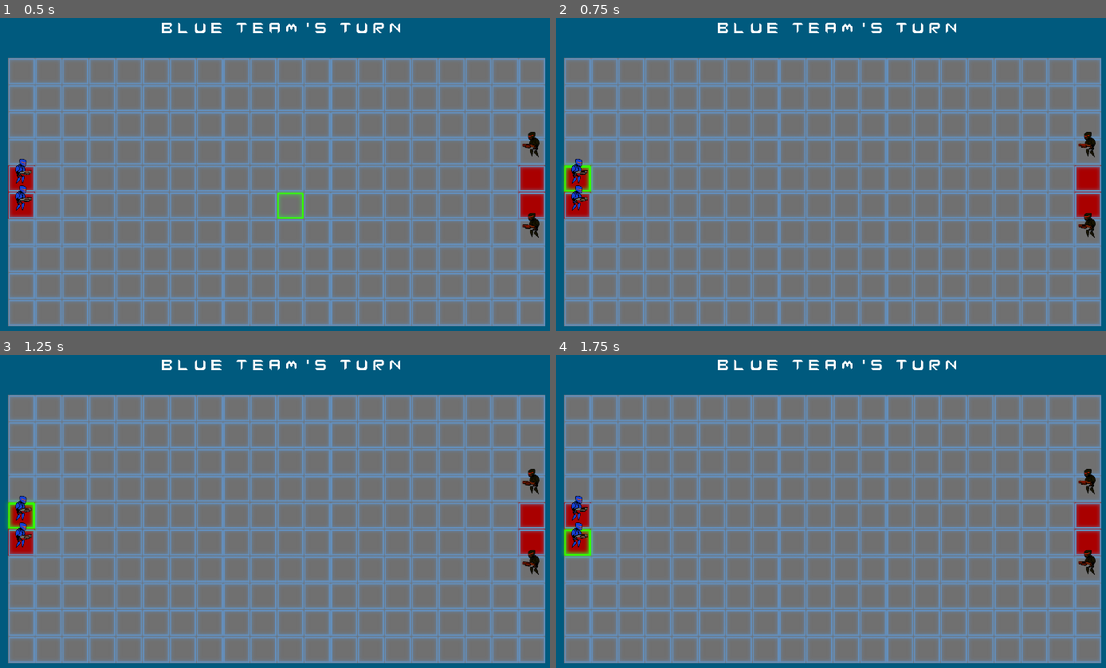
Above: before the commit, frames 1-4 (two rows, left to right).
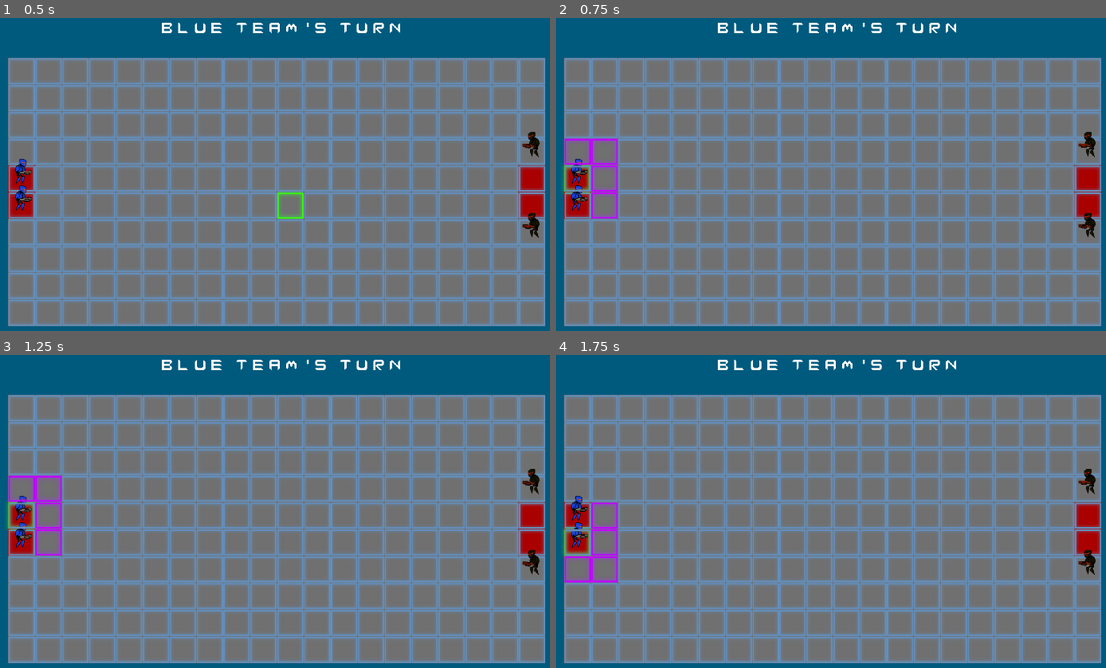
Above: after the commit, the same moments.

Repository: Bropi/kairos
Game: Godot game, scene res://Scenes/main.tscn
Same seed, same stepped clock (60 frames per second), same inputs: the game is played once before the commit and once after it. The engine's default icon, where the game draws it, is replaced by a stand-in: a white triangle on a blue panel in a dark square.
Inputs (mouse positions are in pixels of both pictures, inside the frame that each line leads up to):
- Up to frame 1 (0.5 s): no input
- Up to frame 2 (0.75 s): tap Enter at 0.5 s; move the mouse to (578, 177) at 0.52 s; press the mouse at (578, 177) at 0.53 s
- Up to frame 3 (1.25 s): no input
- Up to frame 4 (1.75 s): tap Space at 1.25 s; move the mouse to (578, 542) at 1.27 s; release the mouse at (578, 542) at 1.28 s; click (578, 542) at 1.35 s

Frame 1 is identical in both runs. In frame 2, 0.9% of the frame differs, in the area x 1-12%, y 38-65%; in frame 3, 0.9%; in frame 4, 0.9%, in the area x 1-12%, y 47-73%.

Commit message:
movement update
tiles surrounding players are now highlighted.
player movement is restricted to highlighted tiles

Diff:
--- a/kairos--secret-weapon/Scenes/main.tscn
+++ b/kairos--secret-weapon/Scenes/main.tscn
@@ -353,6 +353,7 @@
 tile_set = SubResource("TileSet_kry3j")
 
 [node name="TileMapLayerSelected" type="TileMapLayer" parent="TileMapLayers"]
+z_index = 110
 tile_map_data = PackedByteArray("AAACAAEAAQADAAIAAAACAAIAAQADAAIAAAACAAMAAQADAAIAAAACAAQAAQADAAIAAAACAAUAAQADAAIAAAACAA …(3120 unchanged characters)…
 tile_set = SubResource("TileSet_21xkr")
 script = ExtResource("3_jjvhh")
--- a/kairos--secret-weapon/Scripts/player_unit.gd
+++ b/kairos--secret-weapon/Scripts/player_unit.gd
@@ -34,6 +34,8 @@
 var clicked_tile : Vector2i
 var tile_occupied : bool
 var tile_in_bounds : bool
+var tile_in_unit_range : bool
+
 
 #on start put player vars in right state: team blue starts, team red second
 func _ready() -> void:
@@ -70,6 +72,9 @@
 			select_sound.play()
 			clicked_tile = tile_map_layer_selected.local_to_map(get_global_mouse_position())
 			print("\nSelected unit on tile: " + str(clicked_tile))
+			#update tile grid script:
+			tile_map_layer_selected.unit_selected = true
+			tile_map_layer_selected.check_surrounding_tiles(clicked_tile, 2)
 
 		#elif !is_turn && !is_player_selected:
 			#error_sound.play()
@@ -84,9 +89,10 @@
 	if is_turn && is_player_selected && event.is_action_pressed("leftClick"):
 		clicked_tile = tile_map_layer_selected.local_to_map(get_global_mouse_position())
 
-
+		#check with tilemap script if selected tile is within unit's walking range:
+		tile_in_unit_range = tile_map_layer_selected.dic_selected.has(str(clicked_tile))
 		#check if the clicked position already contains a unit or is out of bounds
-		if !is_tile_occupied(clicked_tile) && is_tile_in_bounds(clicked_tile):
+		if !is_tile_occupied(clicked_tile) && is_tile_in_bounds(clicked_tile) && tile_in_unit_range:
 			move_pos(clicked_tile)
 			is_player_selected = false
 			has_moved = true
@@ -99,16 +105,23 @@
 				turn_manager.unit_set_move("blue")
 			else:
 				turn_manager.unit_set_move("red")
+			#deselect highlighted tiles in tilemap layer script
+			tile_map_layer_selected.dic_selected.clear()
+			tile_map_layer_selected.unit_selected = false
+			tile_map_layer_selected.clear_highlights()
 
 		#if the tile is already taken/out of bounds the selected unit will be deselected
 		else:
+			tile_map_layer_selected.dic_selected.clear()
+			tile_map_layer_selected.unit_selected = false
+			tile_map_layer_selected.clear_highlights()
 			error_sound.play()
 			self.deselect()
 
 
 
 
-#methods that input functions use:
+#methods that input functions use for selection and movement:
 
 # Move unit to grid tile if valid tile
 func move_pos(tile: Vector2i):
@@ -119,7 +132,14 @@
 
 # Check if target tile is already occupied
 func is_tile_occupied(tile_pos: Vector2i) -> bool:
-	tile_occupied = unit_manager.is_tile_occupied(self.team, tile_pos)
+	#this var is for later combat implementation
+	var occupier = "none"
+	tile_occupied = false
+
+	if unit_manager.is_tile_occupied(self.team, tile_pos) == "blue"\
+	or unit_manager.is_tile_occupied(self.team, tile_pos) == "red":
+		tile_occupied = true
+
 	return tile_occupied
 
 # Check if tile is in bounds and return a fitting value
@@ -169,3 +189,11 @@
 	sprite_2d_moved.visible = false
 	sprite_2d_selected.visible = false
 	unit_location = tile_map_layer_selected.local_to_map(global_position)
+
+
+
+#combat functions
+
+
+
+#pathfinding functions
--- a/kairos--secret-weapon/Scripts/tile_map_layer_selected.gd
+++ b/kairos--secret-weapon/Scripts/tile_map_layer_selected.gd
@@ -1,37 +1,115 @@
 extends TileMapLayer
 
 @onready var tile_map_layer_selected: TileMapLayer = $"."
+@onready var unit_manager: Node2D = $"../../UnitManager"
+
+var tile : Vector2i
 
 var grid_width = 20
 var grid_height = 10
 var x_offset = 2
 var y_offset = 1
 var dic = {}
-var selected_tile
+var dic_selected = {}
+var surrounding_tile : Vector2i
+var checked_tile : Vector2i
+
+#check if unit is selected to prevent tile erasure
+var unit_selected : bool
+var offsets : Array
 
 func _ready():
+	unit_selected = false
+	#writes all tile's coördinates into a dictionary (dic) for later lookup
 	for x in range(x_offset, x_offset + grid_width):
 		for y in range(y_offset, y_offset + grid_height):
 			var cords = Vector2i(x, y)
 			dic[str(cords)] = {
-				"Type": "Blue",
+				"Type": "Grid",
 				"Position": str(Vector2(x,y))
 			}
-			tile_map_layer_selected.set_cell(cords, 0, Vector2i(3, 2), 0)  # Base tile
+			#print(dic[str(cords)])
+			tile_map_layer_selected.set_cell(cords, 0, Vector2i(3, 2), 0)
+
 
 func _process(delta):
-	var tile = local_to_map(get_global_mouse_position())
-	selected_tile = map_to_local(tile)
+	tile = local_to_map(get_global_mouse_position())
 
+	if !unit_selected:
+		clear_highlights()
+		# Highlight tile under mouse if it's inside the grid
+		if dic.has(str(tile)):
+			tile_map_layer_selected.set_cell(tile, 1, Vector2i(5, 4), 0)  # Highlight tile
+			#print(dic[str(tile)])
+
+
+	#when unit is selected and the surrounding tiles recognize the tile that is hovered over:
+	#highlight the surrounding tiles and update with the hovering tile to keep that one green
+	elif dic_selected.has(str(tile)):
+		#select only highlighted tiles
+		clear_highlights()
+		highlight_movement_zone()
+		tile_map_layer_selected.set_cell(tile, 1, Vector2i(5, 4), 0)  # Highlight selected tile
+
+	#when unit is selected but out of bounds of movement zone: make hovering tile invisible
+	elif !dic_selected.has(str(tile)) && is_tile_inside_bounds(tile):
+		clear_highlights()
+		highlight_movement_zone()
+		tile_map_layer_selected.set_cell(tile, 1, Vector2i(3, 2), 0)  # Highlight selected tile
+
+
+
+#tile grid manipulation functions:
+
+#gets called from player unit's move selection
+func check_surrounding_tiles(selected_tile: Vector2i, radius: int):
+	unit_selected = true
+	checked_tile = selected_tile
+
+	# Define the 8 surrounding directions (radius = 1)
+	offsets = [
+		Vector2i(-1, -1), Vector2i(0, -1), Vector2i(1, -1),
+		Vector2i(-1,  0),                 Vector2i(1,  0),
+		Vector2i(-1,  1), Vector2i(0,  1), Vector2i(1,  1)
+	]
+	# Clear previous selected tiles dictionary
+	dic_selected.clear()
+	#highlight available tiles and add offsets to dic_selected dictionary
+	highlight_movement_zone()
+
+
+#Highlight surrounding tiles where unit can go after selecting it
+func highlight_movement_zone():
+	var occupied = false
+#Loop through offsets and calculate surrounding tiles
+	for offset in offsets:
+		#ask unit manager script without team flag if the tile is occupied
+		#if the tile is occupied the func will return "none"
+		var surrounding_tile = checked_tile + offset
+		if unit_manager.is_tile_occupied("another", surrounding_tile) == "none":
+			occupied = false
+		else:
+			occupied = true
+
+		if is_tile_inside_bounds(surrounding_tile) && !occupied:
+			#print("Surrounding tile:", surrounding_tile)
+			# Highlight tile purple for movement zone
+			tile_map_layer_selected.set_cell(surrounding_tile, 1, Vector2i(3, 4), 0)
+			dic_selected[str(surrounding_tile)] = {
+				"Type": "offset",
+				"Position": str(surrounding_tile)
+			}
+
+
+
+func clear_highlights():
 	# Clear previous highlights (only within the grid)
 	for x in range(x_offset, x_offset + grid_width):
 		for y in range(y_offset, y_offset + grid_height):
-			tile_map_layer_selected.erase_cell(Vector2i(x, y))
-
-	# Highlight tile under mouse if it's inside the grid
-	if dic.has(str(tile)):
-		tile_map_layer_selected.set_cell(tile, 1, Vector2i(5, 4), 0)  # Highlight tile
-		#print(dic[str(tile)])
+			if !dic_selected.has(tile) && unit_selected:
+				tile_map_layer_selected.erase_cell(Vector2i(x, y))
+			else:
+				tile_map_layer_selected.erase_cell(Vector2i(x, y))
 
 
 func is_tile_inside_bounds(tile: Vector2i) -> bool:
--- a/kairos--secret-weapon/Scripts/unit_manager.gd
+++ b/kairos--secret-weapon/Scripts/unit_manager.gd
@@ -13,7 +13,7 @@
 #function variables:
 #is_tile_occupied:
 var tile_pos : Vector2i
-var occupied : bool
+var occupied : String
 
 func _ready() -> void:
 	update_unit_positions()
@@ -51,19 +51,13 @@
 		#print(unit.name, " → ", unit.team, " at ", unit_tile_pos)
 
 #Used by player nodes to check other tile positions for occupation
-func is_tile_occupied(team: String, target_tile: Vector2i) -> bool:
-	var occupied = false
+func is_tile_occupied(team: String, target_tile: Vector2i) -> String:
+	var occupied = "none"
 
-	for tile_pos in blue_unit_positions:
+	for tile_pos in blue_unit_positions + red_unit_positions:
 		if tile_pos == target_tile:
-			occupied = true
-			print("tile is occupied by ally unit")
-			break  # optional to stop early
-
-	for tile_pos in red_unit_positions:
-		if tile_pos == target_tile:
-			occupied = true
-			print("tile is occupied by enemy unit")
+			occupied = team
+			#print("tile is occupied by a " + team + " unit")
 			break
 
 	return occupied
--- a/kairos--secret-weapon/default_bus_layout.tres
+++ b/kairos--secret-weapon/default_bus_layout.tres
@@ -11,7 +11,7 @@
 bus/2/solo = false
 bus/2/mute = false
 bus/2/bypass_fx = false
-bus/2/volume_db = -0.128275
+bus/2/volume_db = 6.02
 bus/2/send = &"Master"
 bus/3/name = &"HoverSound"
 bus/3/solo = false
